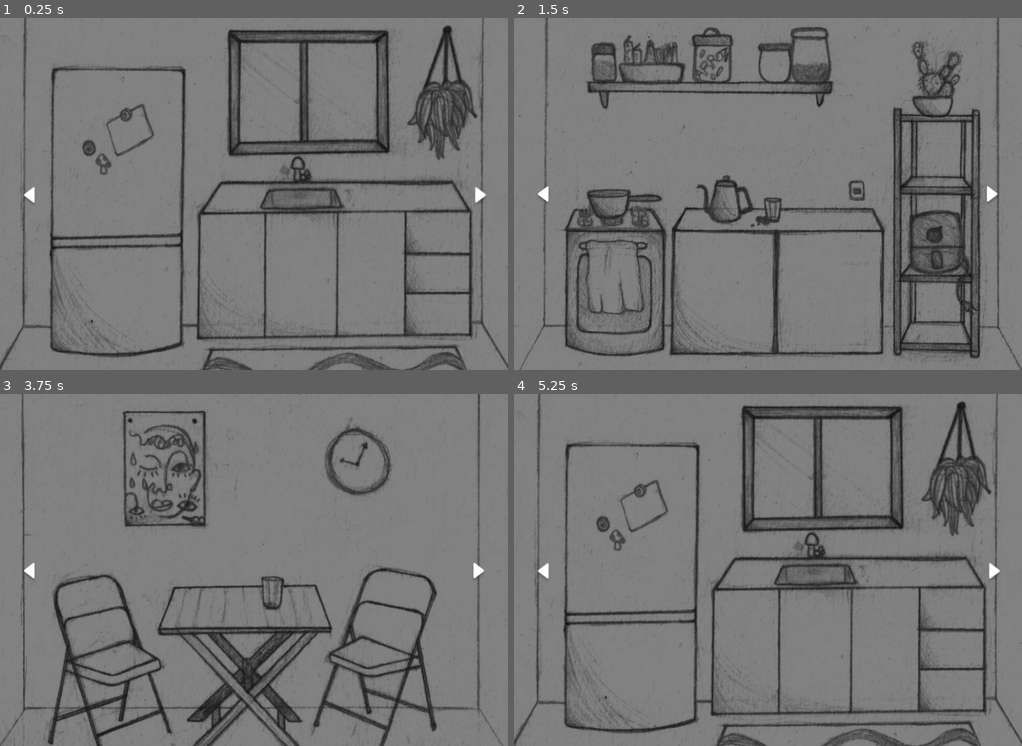
Above: before the commit, frames 1-4 (two rows, left to right).
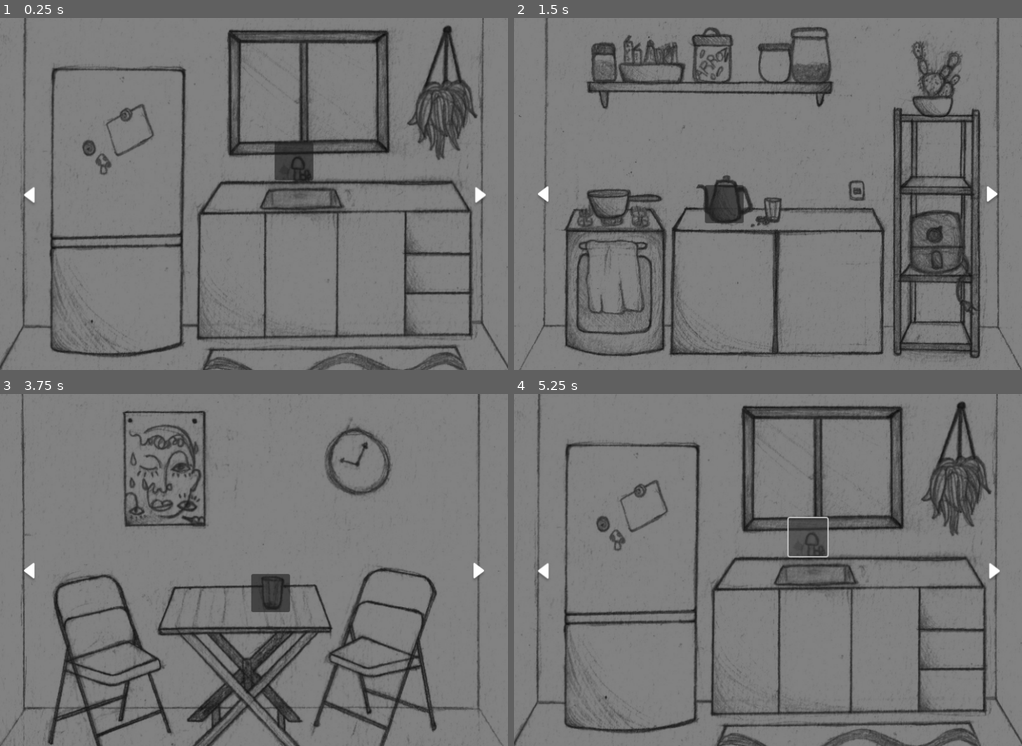
Above: after the commit, the same moments.

Repository: vitoria-bender/ACDS-projeto
Game: Godot game, scene res://capitulo 1/cenas/cozinha1.tscn
Same seed, same stepped clock (60 frames per second), same inputs: the game is played once before the commit and once after it. This scene is started directly instead of the project's main scene.
Inputs (mouse positions are in pixels of both pictures, inside the frame that each line leads up to):
- Up to frame 1 (0.25 s): no input
- Up to frame 2 (1.5 s): click (544, 194) at 0.5 s; click (544, 194) at 1.25 s
- Up to frame 3 (3.75 s): click (30, 570) at 2 s; click (477, 570) at 2.75 s; click (477, 570) at 3.5 s
- Up to frame 4 (5.25 s): click (991, 573) at 4.25 s; click (808, 538) at 5.02 s

The runs differ from the first frame. In frame 1, 0.7% of the frame differs, in the area x 54-62%, y 35-47%; in frame 2, 0.6%; in frame 3, 0.7%, in the area x 49-58%, y 51-62%; in frame 4, 0.6%.

Commit message:
ajustes gerais e adição das cenas de transição de capítulo e assets

Diff:
--- /dev/null
+++ b/capitulo 1/cenas/clickableObject.tscn
@@ -0,0 +1,16 @@
+[gd_scene format=3 uid="uid://c4w12etq6ymt6"]
+
+[node name="ClickableObject" type="Node2D"]
+
+[node name="Button" type="Button" parent="."]
+anchors_preset = 8
+anchor_left = 0.5
+anchor_top = 0.5
+anchor_right = 0.5
+anchor_bottom = 0.5
+offset_left = -31.5
+offset_top = -31.0
+offset_right = 31.5
+offset_bottom = 31.0
+grow_horizontal = 2
+grow_vertical = 2
--- a/capitulo 1/cenas/cozinha1.tscn
+++ b/capitulo 1/cenas/cozinha1.tscn
@@ -1,7 +1,8 @@
-[gd_scene load_steps=18 format=3 uid="uid://cm80f4jfw68if"]
+[gd_scene load_steps=24 format=3 uid="uid://cm80f4jfw68if"]
 
 [ext_resource type="Script" path="res://capitulo 1/scripts/cozinha1.gd" id="1_gc5qh"]
 [ext_resource type="Texture2D" uid="uid://diaexu2a2su6c" path="res://capitulo 1/assets/Frame 34.png" id="2_w0j2h"]
+[ext_resource type="PackedScene" uid="uid://c4w12etq6ymt6" path="res://capitulo 1/cenas/clickableObject.tscn" id="3_wnvri"]
 
 [sub_resource type="StyleBoxEmpty" id="StyleBoxEmpty_xvnx1"]
 
@@ -32,6 +33,16 @@
 [sub_resource type="StyleBoxEmpty" id="StyleBoxEmpty_8j7qx"]
 
 [sub_resource type="StyleBoxEmpty" id="StyleBoxEmpty_gja8l"]
+
+[sub_resource type="StyleBoxEmpty" id="StyleBoxEmpty_736sr"]
+
+[sub_resource type="StyleBoxEmpty" id="StyleBoxEmpty_ihu8f"]
+
+[sub_resource type="StyleBoxEmpty" id="StyleBoxEmpty_bik7a"]
+
+[sub_resource type="StyleBoxEmpty" id="StyleBoxEmpty_p0j7t"]
+
+[sub_resource type="StyleBoxEmpty" id="StyleBoxEmpty_rjlyh"]
 
 [node name="Cozinha1" type="Node2D"]
 script = ExtResource("1_gc5qh")
@@ -77,6 +88,22 @@
 theme_override_styles/focus = SubResource("StyleBoxEmpty_gja8l")
 flat = true
 
+[node name="ClickableObject" parent="." instance=ExtResource("3_wnvri")]
+position = Vector2(477, 233)
+
+[node name="bilhete" type="Button" parent="."]
+offset_left = 114.0
+offset_top = 131.0
+offset_right = 271.0
+offset_bottom = 263.0
+theme_override_styles/normal = SubResource("StyleBoxEmpty_736sr")
+theme_override_styles/hover = SubResource("StyleBoxEmpty_ihu8f")
+theme_override_styles/pressed = SubResource("StyleBoxEmpty_bik7a")
+theme_override_styles/disabled = SubResource("StyleBoxEmpty_p0j7t")
+theme_override_styles/focus = SubResource("StyleBoxEmpty_rjlyh")
+flat = true
+
 [connection signal="pressed" from="setaL" to="." method="_on_seta_l_pressed"]
 [connection signal="pressed" from="setaR" to="." method="_on_seta_r_pressed"]
 [connection signal="pressed" from="sair" to="." method="_on_sair_pressed"]
+[connection signal="pressed" from="bilhete" to="." method="_on_bilhete_pressed"]
--- /dev/null
+++ b/capitulo 1/cenas/cozinha1Bilhete.tscn
@@ -0,0 +1,16 @@
+[gd_scene load_steps=2 format=3 uid="uid://cxs2vdabgyui5"]
+
+[ext_resource type="Texture2D" uid="uid://cpywcnlhl1t3i" path="res://capitulo 1/assets/cozinha1Bilhete.png" id="1_rarcc"]
+
+[node name="Cozinha1Bilhete" type="Node2D"]
+
+[node name="background" type="TextureRect" parent="."]
+offset_right = 829.0
+offset_bottom = 578.0
+texture = ExtResource("1_rarcc")
+
+[node name="Label" type="Label" parent="."]
+offset_left = 376.0
+offset_top = 326.0
+offset_right = 728.0
+offset_bottom = 509.0
--- a/capitulo 1/cenas/cozinha2.tscn
+++ b/capitulo 1/cenas/cozinha2.tscn
@@ -1,7 +1,8 @@
-[gd_scene load_steps=18 format=3 uid="uid://c85xoqyc2ndct"]
+[gd_scene load_steps=19 format=3 uid="uid://c85xoqyc2ndct"]
 
 [ext_resource type="Script" path="res://capitulo 1/scripts/cozinha2.gd" id="1_me1xo"]
 [ext_resource type="Texture2D" uid="uid://bbnf3gux7782i" path="res://capitulo 1/assets/cozinha2.png" id="2_y6kr7"]
+[ext_resource type="PackedScene" uid="uid://c4w12etq6ymt6" path="res://capitulo 1/cenas/clickableObject.tscn" id="3_f1osw"]
 
 [sub_resource type="StyleBoxEmpty" id="StyleBoxEmpty_am2tr"]
 
@@ -86,6 +87,9 @@
 horizontal_alignment = 1
 vertical_alignment = 2
 
+[node name="ClickableObject" parent="." instance=ExtResource("3_f1osw")]
+position = Vector2(341, 303)
+
 [connection signal="pressed" from="setaL" to="." method="_on_seta_l_pressed"]
 [connection signal="pressed" from="setaR" to="." method="_on_seta_r_pressed"]
 [connection signal="pressed" from="Pôsteres" to="." method="_on_pôsteres_pressed"]
--- a/capitulo 1/cenas/cozinha3.tscn
+++ b/capitulo 1/cenas/cozinha3.tscn
@@ -1,7 +1,8 @@
-[gd_scene load_steps=18 format=3 uid="uid://5y81rm72qn60"]
+[gd_scene load_steps=19 format=3 uid="uid://5y81rm72qn60"]
 
 [ext_resource type="Script" path="res://capitulo 1/scripts/cozinha3.gd" id="1_ff3cf"]
 [ext_resource type="Texture2D" uid="uid://epuomlid4h1f" path="res://capitulo 1/assets/cozinha3.png" id="2_ea7mm"]
+[ext_resource type="PackedScene" uid="uid://c4w12etq6ymt6" path="res://capitulo 1/cenas/clickableObject.tscn" id="3_olwav"]
 
 [sub_resource type="StyleBoxEmpty" id="StyleBoxEmpty_buv7m"]
 
@@ -86,6 +87,9 @@
 horizontal_alignment = 1
 vertical_alignment = 2
 
+[node name="ClickableObject" parent="." instance=ExtResource("3_olwav")]
+position = Vector2(439, 324)
+
 [connection signal="pressed" from="setaL" to="." method="_on_seta_l_pressed"]
 [connection signal="pressed" from="setaR" to="." method="_on_seta_r_pressed"]
 [connection signal="pressed" from="relogio" to="." method="_on_relogio_pressed"]
--- a/capitulo 1/cenas/luto1.tscn
+++ b/capitulo 1/cenas/luto1.tscn
@@ -1,3 +1,8 @@
 [gd_scene format=3 uid="uid://crs1f64g828x8"]
 
 [node name="Luto1" type="Node2D"]
+
+[node name="background" type="ColorRect" parent="."]
+offset_right = 832.0
+offset_bottom = 581.0
+color = Color(0.0196078, 0.0196078, 0.0196078, 1)
--- a/capitulo 1/cenas/quarto3.tscn
+++ b/capitulo 1/cenas/quarto3.tscn
@@ -1,7 +1,8 @@
-[gd_scene load_steps=18 format=3 uid="uid://bye1pr7ewwgpb"]
+[gd_scene load_steps=19 format=3 uid="uid://bye1pr7ewwgpb"]
 
 [ext_resource type="Script" path="res://capitulo 1/scripts/quarto3.gd" id="1_tcxd5"]
 [ext_resource type="Texture2D" uid="uid://eo7emxk2s5s5" path="res://capitulo 1/assets/quarto3 (1).png" id="2_xafx5"]
+[ext_resource type="PackedScene" uid="uid://c4w12etq6ymt6" path="res://capitulo 1/cenas/clickableObject.tscn" id="3_m8jp8"]
 
 [sub_resource type="StyleBoxEmpty" id="StyleBoxEmpty_yv6jw"]
 
@@ -77,6 +78,9 @@
 theme_override_styles/focus = SubResource("StyleBoxEmpty_vn7si")
 flat = true
 
+[node name="ClickableObject" parent="." instance=ExtResource("3_m8jp8")]
+position = Vector2(406, 270)
+
 [connection signal="pressed" from="porta" to="." method="_on_porta_pressed"]
 [connection signal="pressed" from="setaL" to="." method="_on_seta_l_pressed"]
 [connection signal="pressed" from="setaR" to="." method="_on_seta_r_pressed"]
--- a/capitulo 1/cenas/sala2.tscn
+++ b/capitulo 1/cenas/sala2.tscn
@@ -1,9 +1,10 @@
-[gd_scene load_steps=30 format=3 uid="uid://b7gwehe01jtqj"]
+[gd_scene load_steps=31 format=3 uid="uid://b7gwehe01jtqj"]
 
 [ext_resource type="Script" path="res://capitulo 1/scripts/sala2.gd" id="1_73ss0"]
 [ext_resource type="Texture2D" uid="uid://wj0ddacrq5xg" path="res://capitulo 1/assets/sala2.png" id="2_81hfo"]
 [ext_resource type="Texture2D" uid="uid://cno6epjhjytpv" path="res://capitulo 1/assets/URSO.png" id="3_cvj8o"]
 [ext_resource type="AudioStream" uid="uid://g3c0imarndi3" path="res://soundtrack/beat.mp3" id="4_hasye"]
+[ext_resource type="PackedScene" uid="uid://c4w12etq6ymt6" path="res://capitulo 1/cenas/clickableObject.tscn" id="5_b7w7k"]
 
 [sub_resource type="StyleBoxEmpty" id="StyleBoxEmpty_ylj0b"]
 
@@ -151,6 +152,9 @@
 horizontal_alignment = 1
 vertical_alignment = 2
 
+[node name="ClickableObject" parent="." instance=ExtResource("5_b7w7k")]
+position = Vector2(166, 475)
+
 [connection signal="pressed" from="quadros" to="." method="_on_quadros_pressed"]
 [connection signal="pressed" from="setaL" to="." method="_on_seta_l_pressed"]
 [connection signal="pressed" from="setaR" to="." method="_on_seta_r_pressed"]
--- a/capitulo 1/scripts/banheiro1.gd
+++ b/capitulo 1/scripts/banheiro1.gd
@@ -3,7 +3,7 @@
 func _ready():
 	pass
 
-func _process(delta):
+func _process(_delta):
 	pass
 
 
--- a/capitulo 1/scripts/cozinha1.gd
+++ b/capitulo 1/scripts/cozinha1.gd
@@ -21,3 +21,8 @@
 func _on_sair_pressed():
 	get_tree().change_scene_to_file("res://capitulo 1/cenas/sala1.tscn")
 	pass
+
+
+func _on_bilhete_pressed():
+	get_tree().change_scene_to_file("res://capitulo 1/cenas/cozinha1Bilhete.tscn")
+	pass
Binary file added: capitulo 1/assets/cozinha1Bilhete.png
Not shown, added: capitulo 1/assets/cozinha1Bilhete.png.import
Binary file added: capitulo 2/assets/manha1.png
Not shown, added: capitulo 2/assets/manha1.png.import
Binary file added: capitulo 2/assets/manha2.png
Not shown, added: capitulo 2/assets/manha2.png.import
Binary file added: capitulo 2/assets/noite.png
Not shown, added: capitulo 2/assets/noite.png.import
Binary file added: capitulo 2/assets/tarde.png
Not shown, added: capitulo 2/assets/tarde.png.import
Binary file added: capitulo 2/assets/tarde2.png
Not shown, added: capitulo 2/assets/tarde2.png.import
